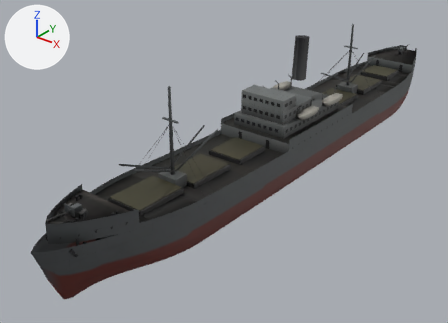
The glTF model models/item/Q2468064/model_built.glb: old version first, new version second.
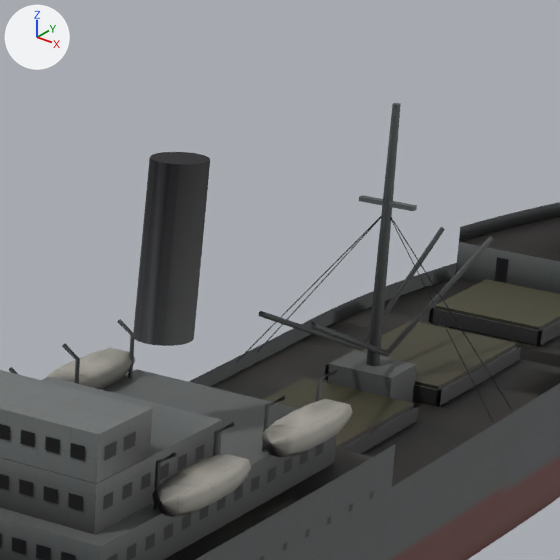
Old and new are each drawn whole from a camera (50 mm lens) standing at (67.5, -106.2, 61.5) and looking at (-6.8, -13.3, 3.9) and again close up on the part from 58% to 87% of the width and 0% to 40% of the height. Arrows for +X, +Y and +Z are at upper left; the lights stay in place. The first two pictures are the older version. Where no turn or scale is listed for an object, it has been applied to the vertices. Vertices at exactly the same position are counted once.

Objects in the first close-up: 'main_0'.
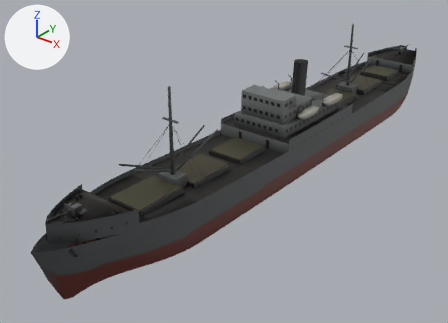
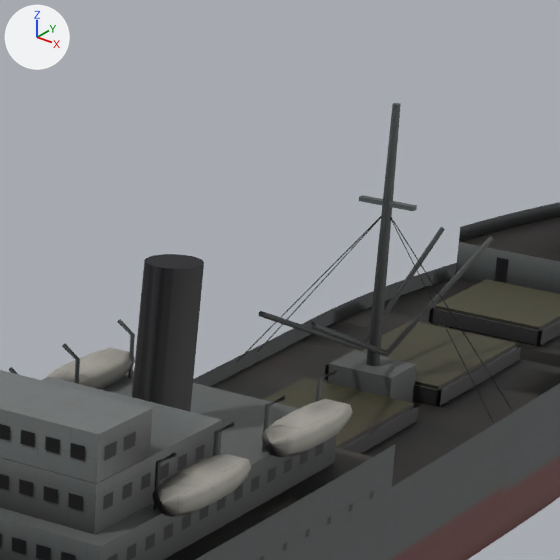
Where the newer file only moved an object's origin or applied its transform, the numbers keep the older frame.

What differs and where, as boxes (x1, y1, x2, y2) in the close-ups (560 x 560 px; the box of a moved part takes in the faces that stretch with it):
part 1 of me_main_0, moved or reshaped
    before: (133, 152, 210, 346)
    after: (132, 254, 204, 412)

Patch to the scene script:
```diff
--- a/models/item/Q2468064/model_built.glb.py
+++ b/models/item/Q2468064/model_built.glb.py
@@ me_main_0 @@
 # used by ob_main_0; location = (0.0, -1.45, 14.2)
-me_main_0.from_pydata(...)  # 8625 vertices, 15050 faces; spans x -8.6..8.6, y -64.2..64.2, z -14.2..14.2
+me_main_0.from_pydata(...)  # 8625 vertices, 15050 faces; spans x -8.6..8.6, y -64.2..64.2, z -14.2..14.1
+# me_main_0 part 1: the loose piece of 42 vertices spanning x -1.4..1.4, y 3.6..7.5, z 5.0..14.2 is moved by (0.0, 0.0, -5.2)
+# other edits to the shape of me_main_0 do not show in these pictures
 me_main_0.materials.append(mat_paint)
```
